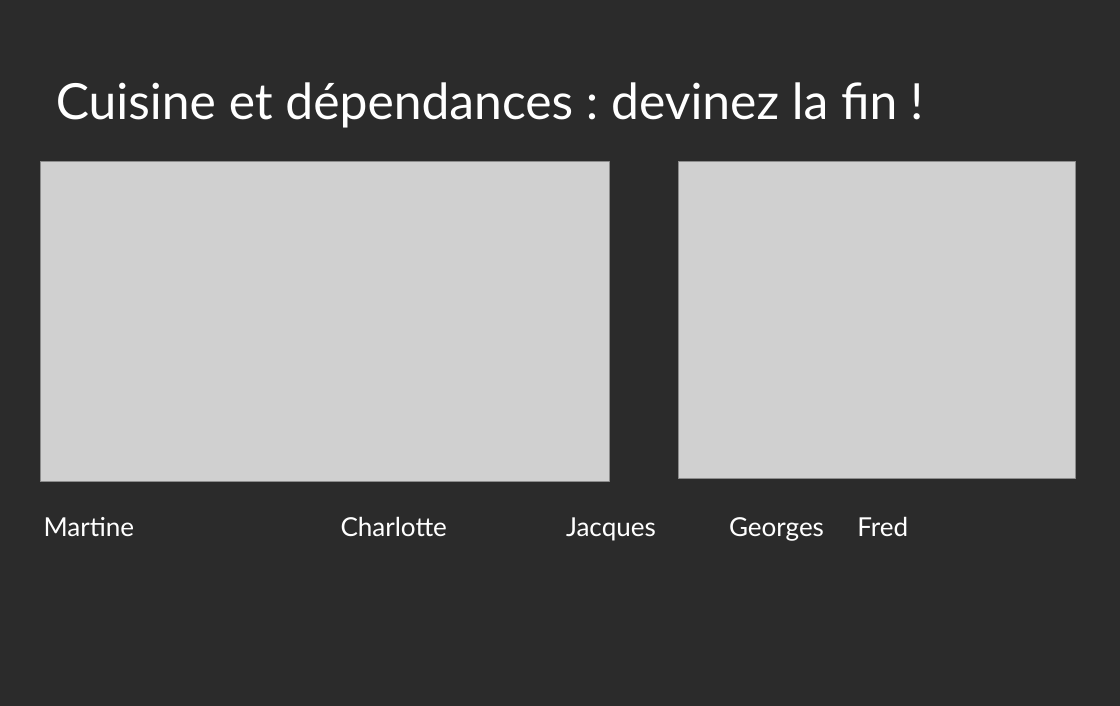
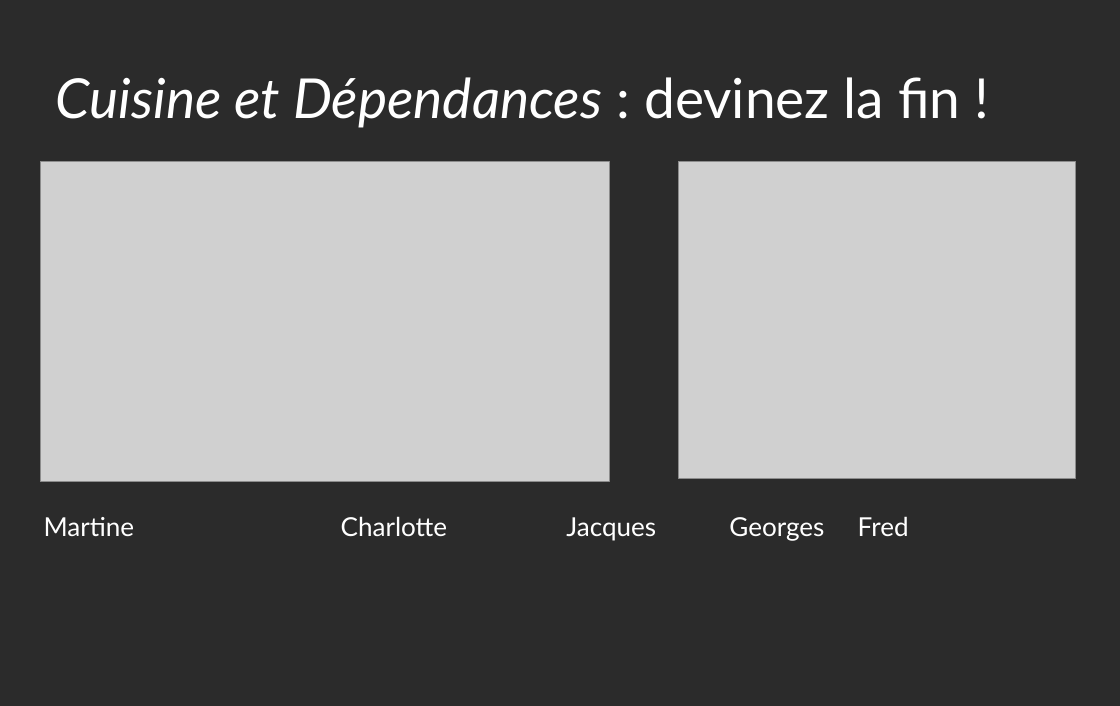
Before and after one commit to suizokukan/discipulis, a slide deck: slide 2 of L4/S4_théâtre/Cuisine_et_dépendances/cuisine et dépendances.odp. Drawn at 1120x706 pixels with LibreOffice and Linux fonts; fonts in the diff are those of the drawing; grey boxes stand for pictures; background and template pictures are left out; a plain dark background stands for a picture behind light text. Boxes give left, top, right and bottom in pixels: in the first picture for what was removed or moved away, otherwise in the second. Text is boxed around its words. In the diff, an @@ line names an element or a change of style, - is before the commit and + after.

```diff
--- a/L4/S4_théâtre/Cuisine_et_dépendances/cuisine et dépendances.odp
+++ b/L4/S4_théâtre/Cuisine_et_dépendances/cuisine et dépendances.odp
@@ title at <box>56,77,960,128</box>: text changed; size 42 to 46.5 pt; italic on @@
-Cuisine et dépendances : devinez la fin !
+Cuisine et Dépendances : devinez la fin !
```
Also in this commit, not shown: 1 other slide changed, 2 other files.
